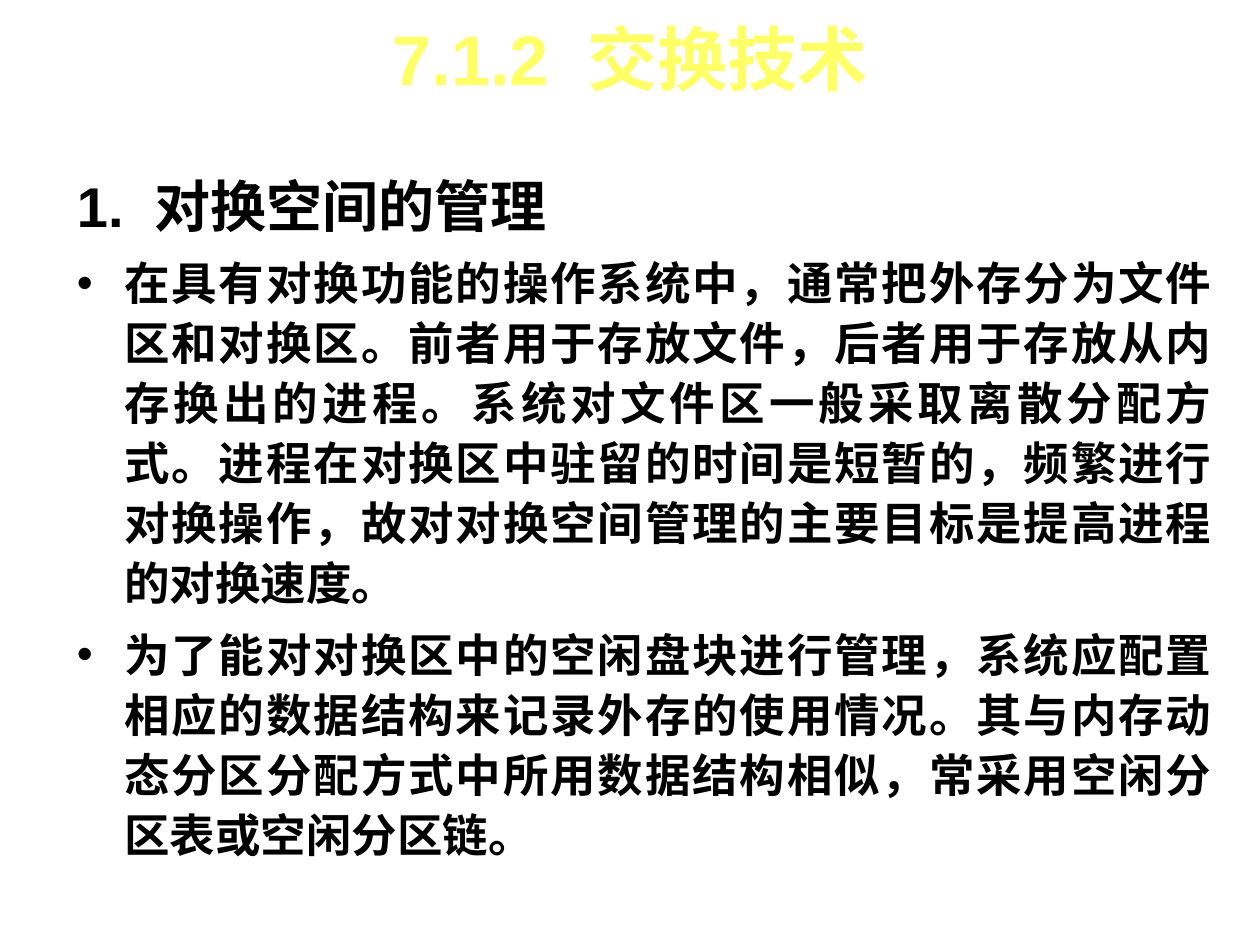
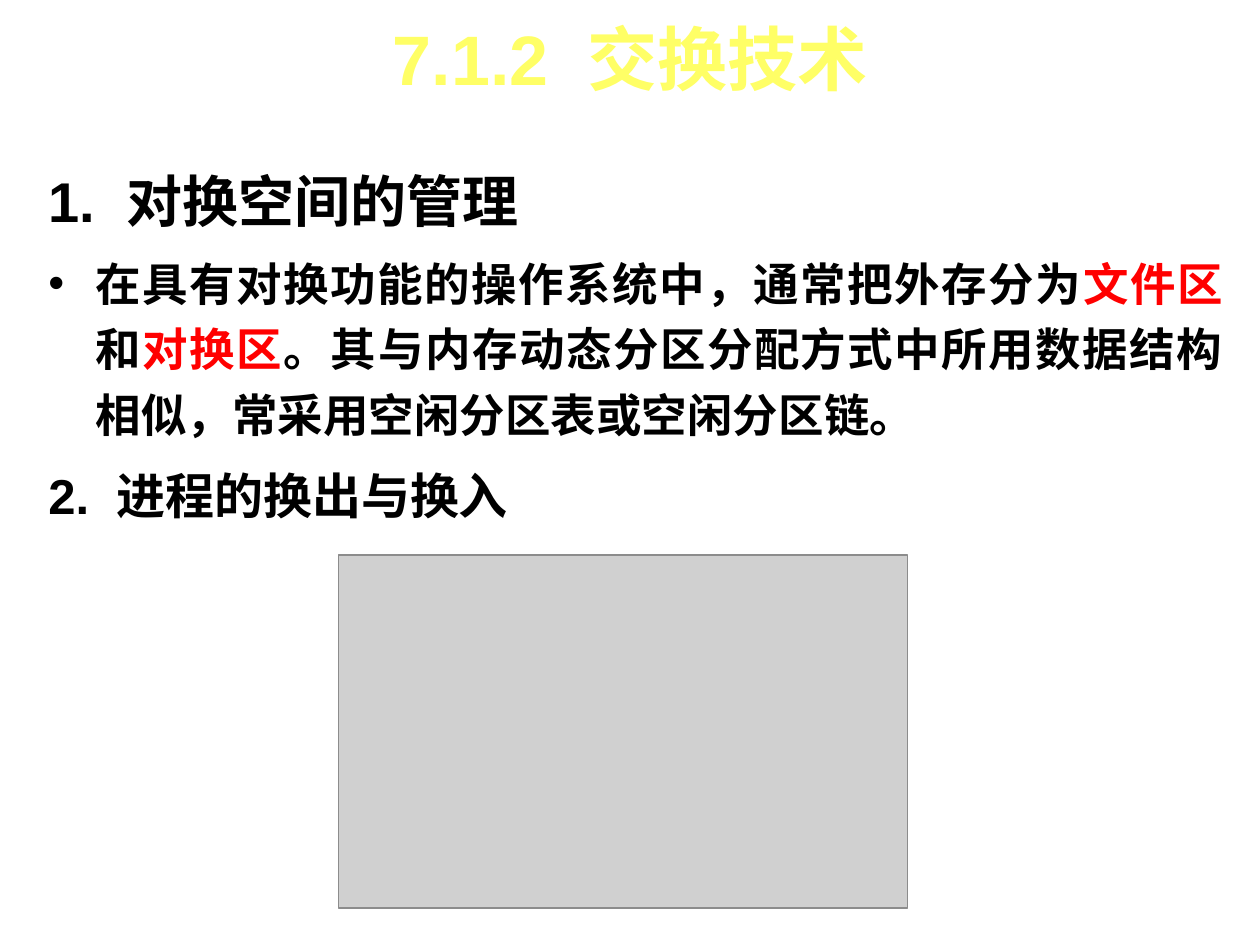
Before and after one commit to FourierAI/Operating-system, a slide deck: slide 8 of 操作系统-第7章.ppt (slide 10 before the commit). Drawn at 1260x945 pixels with LibreOffice and Linux fonts; fonts in the diff are those of the drawing; grey boxes stand for pictures; background and template pictures are left out. Boxes give left, top, right and bottom in pixels: in the first picture for what was removed or moved away, otherwise in the second. Text is boxed around its words. In the diff, an @@ line names an element or a change of style, - is before the commit and + after.

```diff
--- a/操作系统-第7章.ppt
+++ b/操作系统-第7章.ppt
@@ text "1. 对换空间的管理": place and size @@
-text "1. 对换空间的管理" at bbox=[77, 179, 1211, 856]
+text "1. 对换空间的管理" at bbox=[48, 174, 1223, 519]
@@ text at bbox=[48, 262, 1223, 519]: text changed @@
-• 在具有对换功能的操作系统中，通常把外存分为文件区和对换区。前者用于存放文件，后者用于存放从内存换出的进程。系统对文件区一般采取离散分配方式。进程在对换区中驻留的时间是短暂的，频繁进行对换操作，故对对换空间管理的主要目标是提高进程的对换速度。
-• 为了能对对换区中的空闲盘块进行管理，系统应配置相应的数据结构来记录外存的使用情况。其与内存动态分区分配方式中所用数据结构相似，常采用空闲分区表或空闲分区链。
+• 在具有对换功能的操作系统中，通常把外存分为文件区和对换区。其与内存动态分区分配方式中所用数据结构相似，常采用空闲分区表或空闲分区链。
+2. 进程的换出与换入
@@ picture added at bbox=[339, 554, 907, 907] @@
```
Also in this commit, not shown: 24 other slides changed, 7 slides added, 27 slides removed, 4 other files.
